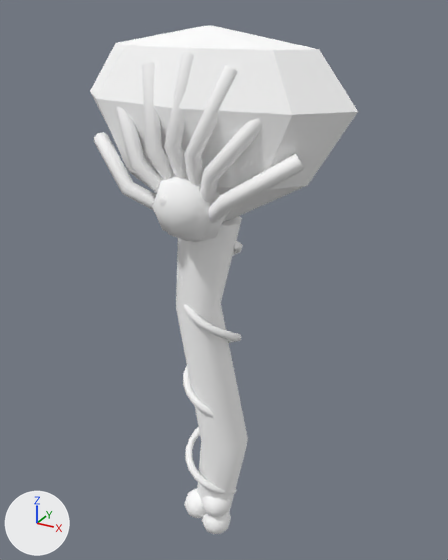
Two versions of the OBJ model src/main/resources/assets/sunlit_journal_core/models/fantasy/deep_pearl/shovel.obj, one commit apart.
Rendered twice from a 50 mm camera at (0.957, -1.288, 0.914) aimed at (0.512, -0.478, 0.51). Every picture has the same lights, and +X, +Y and +Z are marked at lower left. The picture after the commit comes second. Where no turn or scale is listed for an object, it has been applied to the vertices. Vertices at exactly the same position are counted once.

Objects in the first picture: 'shovel'.
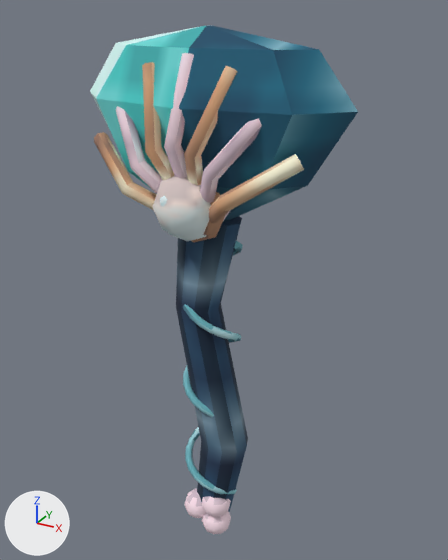
Changed parts and their boxes (x1, y1, x2, y2) in the pictures (448 x 560 px):
'shovel', surface changed (darker): (90, 26, 358, 534) in both

Patch to the scene script:
```diff
--- a/src/main/resources/assets/sunlit_journal_core/models/fantasy/deep_pearl/shovel.obj.py
+++ b/src/main/resources/assets/sunlit_journal_core/models/fantasy/deep_pearl/shovel.obj.py
@@ img_pearl @@
+img_pearl = load_image('pearl', '../../../textures/item/fantasy_materials/deep_pearl/pearl.png', 16, 16, 'sRGB')
@@ img_metal @@
+img_metal = load_image('metal', '../../../textures/item/fantasy_materials/deep_pearl/metal.png', 64, 64, 'sRGB')
@@ img_light @@
+img_light = load_image('light', '../../../textures/item/fantasy_materials/deep_pearl/light.png', 64, 64, 'sRGB')
@@ img_main @@
+img_main = load_image('main', '../../../textures/item/fantasy_materials/deep_pearl/main.png', 64, 64, 'sRGB')
@@ img_shade @@
+img_shade = load_image('shade', '../../../textures/item/fantasy_materials/deep_pearl/shade.png', 64, 64, 'sRGB')
@@ img_edge @@
+img_edge = load_image('edge', '../../../textures/item/fantasy_materials/deep_pearl/edge.png', 64, 64, 'sRGB')
@@ img_secondary @@
+img_secondary = load_image('secondary', '../../../textures/item/fantasy_materials/deep_pearl/secondary.png', 64, 64, 'sRGB')
@@ img_wrap @@
+img_wrap = load_image('wrap', '../../../textures/item/fantasy_materials/deep_pearl/wrap.png', 32, 32, 'sRGB')
@@ img_grip @@
+img_grip = load_image('grip', '../../../textures/item/fantasy_materials/deep_pearl/grip.png', 32, 32, 'sRGB')
@@ img_grip_shade @@
+img_grip_shade = load_image('grip_shade', '../../../textures/item/fantasy_materials/deep_pearl/grip_shade.png', 32, 32, 'sRGB')
@@ mat_grip_shade @@
 mat_grip_shade = principled_material('grip_shade')
-mat_grip_shade.texture = img_fantasy_white
+mat_grip_shade.texture = img_grip_shade
 mat_grip_shade.roughness = 1.0
@@ mat_grip @@
 mat_grip = principled_material('grip')
-mat_grip.texture = img_fantasy_white
+mat_grip.texture = img_grip
 mat_grip.roughness = 1.0
@@ mat_wrap @@
 mat_wrap = principled_material('wrap')
-mat_wrap.texture = img_fantasy_white
+mat_wrap.texture = img_wrap
 mat_wrap.roughness = 1.0
@@ mat_secondary @@
 mat_secondary = principled_material('secondary')
-mat_secondary.texture = img_fantasy_white
+mat_secondary.texture = img_secondary
 mat_secondary.roughness = 1.0
@@ mat_edge @@
 mat_edge = principled_material('edge')
-mat_edge.texture = img_fantasy_white
+mat_edge.texture = img_edge
 mat_edge.roughness = 1.0
@@ mat_shade @@
 mat_shade = principled_material('shade')
-mat_shade.texture = img_fantasy_white
+mat_shade.texture = img_shade
 mat_shade.roughness = 1.0
@@ mat_main @@
 mat_main = principled_material('main')
-mat_main.texture = img_fantasy_white
+mat_main.texture = img_main
 mat_main.roughness = 1.0
@@ mat_light @@
 mat_light = principled_material('light')
-mat_light.texture = img_fantasy_white
+mat_light.texture = img_light
 mat_light.roughness = 1.0
@@ mat_metal @@
 mat_metal = principled_material('metal')
-mat_metal.texture = img_fantasy_white
+mat_metal.texture = img_metal
 mat_metal.roughness = 1.0
@@ mat_pearl @@
 mat_pearl = principled_material('pearl')
-mat_pearl.texture = img_fantasy_white
+mat_pearl.texture = img_pearl
 mat_pearl.roughness = 1.0
@@ me_shovel @@
 me_shovel.from_pydata(...)  # 941 vertices, 1792 faces; spans x 0.283..0.717, y -0.614..-0.412, z 0.014..0.892
 # used by ob_shovel; location = (0.0, 0.0, 0.0)
+# me_shovel part 1: texture (UV) coordinates of 1792 of 1792 faces, centred in x 0.323..0.677, y -0.608..-0.424, z 0.017..0.892, changed; they spanned u 0.5..0.5, v 0.5..0.5 and now span u 0.0..1.0, v 0.0..1.0
 me_shovel.materials.append(mat_grip_shade)
```
